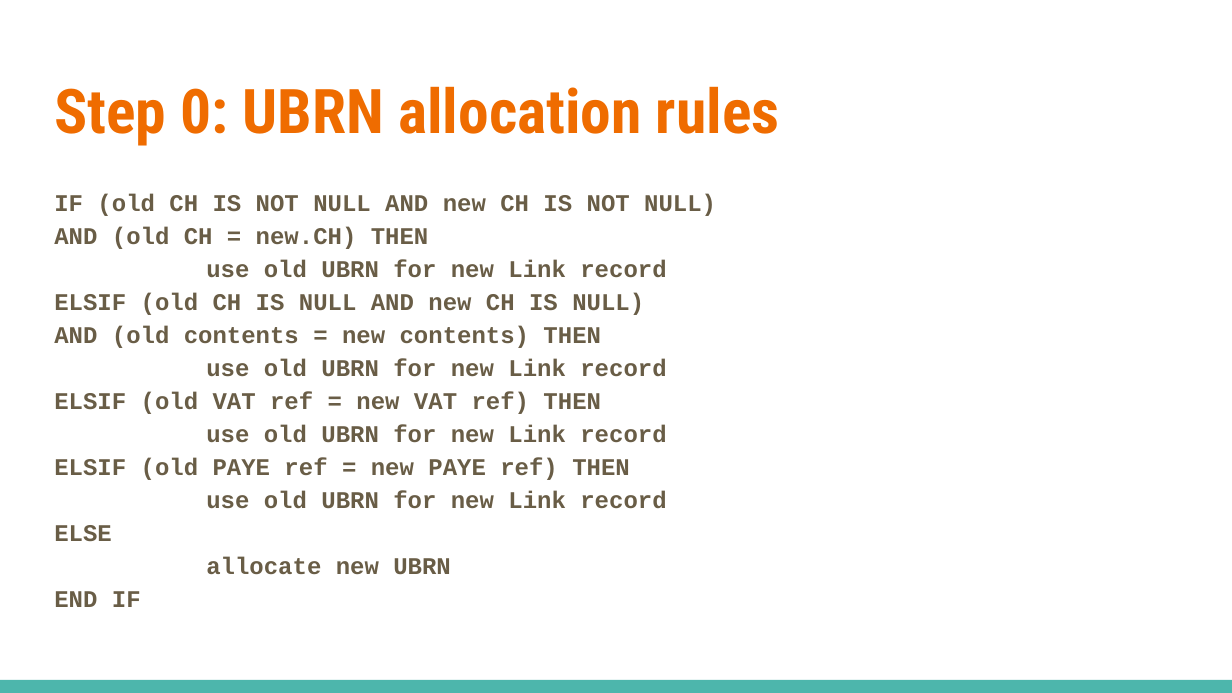
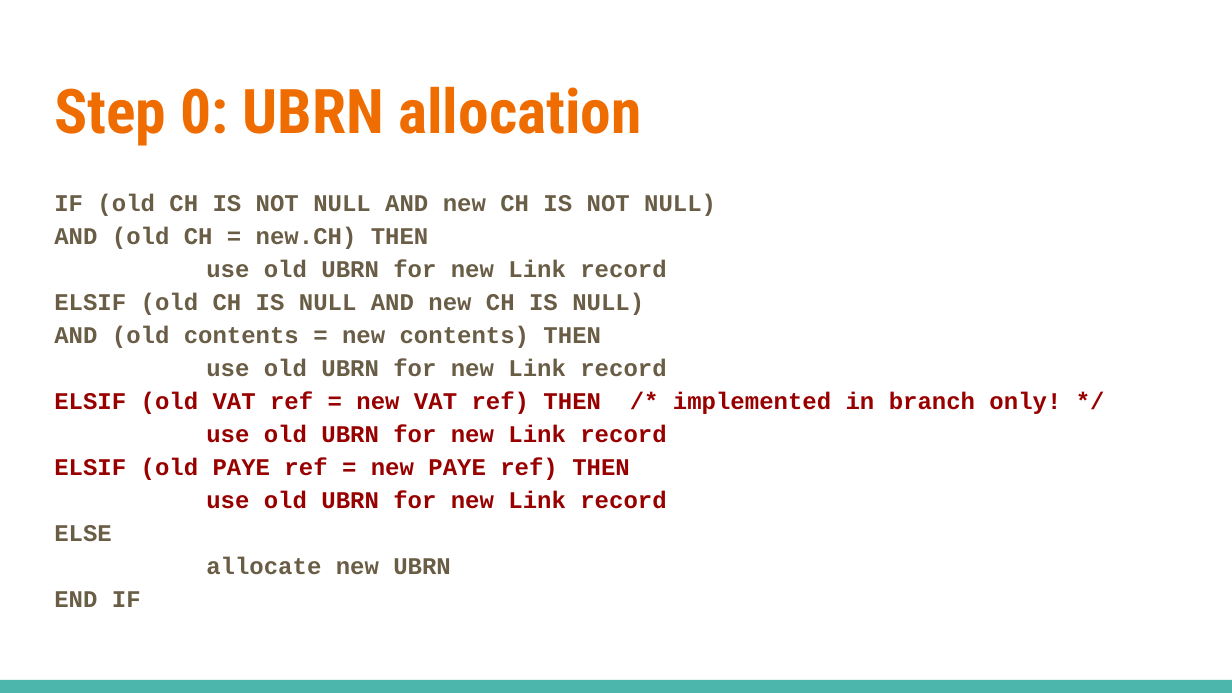
Before and after one commit to ONSdigital/business-index-dataload, a slide deck: slide 14 of docs/Business Indexes Data Ingestion.pptx (slide 13 before the commit). Drawn at 1232x693 pixels with LibreOffice and Linux fonts; fonts in the diff are those of the drawing. Boxes give left, top, right and bottom in pixels: in the first picture for what was removed or moved away, otherwise in the second. Text is boxed around its words. In the diff, an @@ line names an element or a change of style, - is before the commit and + after.

```diff
--- a/docs/Business Indexes Data Ingestion.pptx
+++ b/docs/Business Indexes Data Ingestion.pptx
@@ title at box(54, 86, 641, 146): text changed @@
-Step 0: UBRN allocation rules
+Step 0: UBRN allocation
@@ text at box(54, 193, 1061, 607): text changed @@
-IF (old CH IS NOT NULL AND new CH IS NOT NULL)
-AND (old CH = new.CH) THEN
-use old UBRN for new Link record
-ELSIF (old CH IS NULL AND new CH IS NULL)
-AND (old contents = new contents) THEN
-use old UBRN for new Link record
-ELSIF (old VAT ref = new VAT ref) THEN
-use old UBRN for new Link record
-ELSIF (old PAYE ref = new PAYE ref) THEN
-use old UBRN for new Link record
-ELSE
-allocate new UBRN
-END IF
+IF (old CH IS NOT NULL AND new CH IS NOT NULL)
+AND (old CH = new.CH) THEN
+use old UBRN for new Link record
+ELSIF (old CH IS NULL AND new CH IS NULL)
+AND (old contents = new contents) THEN
+use old UBRN for new Link record
+ELSIF (old VAT ref = new VAT ref) THEN /* implemented in branch only! */
+use old UBRN for new Link record
+ELSIF (old PAYE ref = new PAYE ref) THEN
+use old UBRN for new Link record
+ELSE
+allocate new UBRN
+END IF
```
Also in this commit, not shown: 6 slides added, 1 other file.
